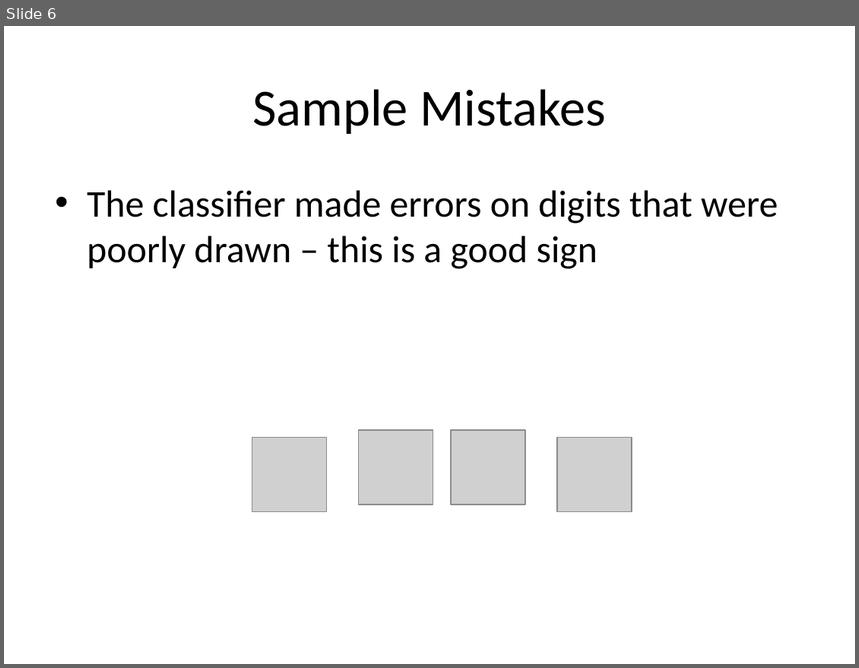
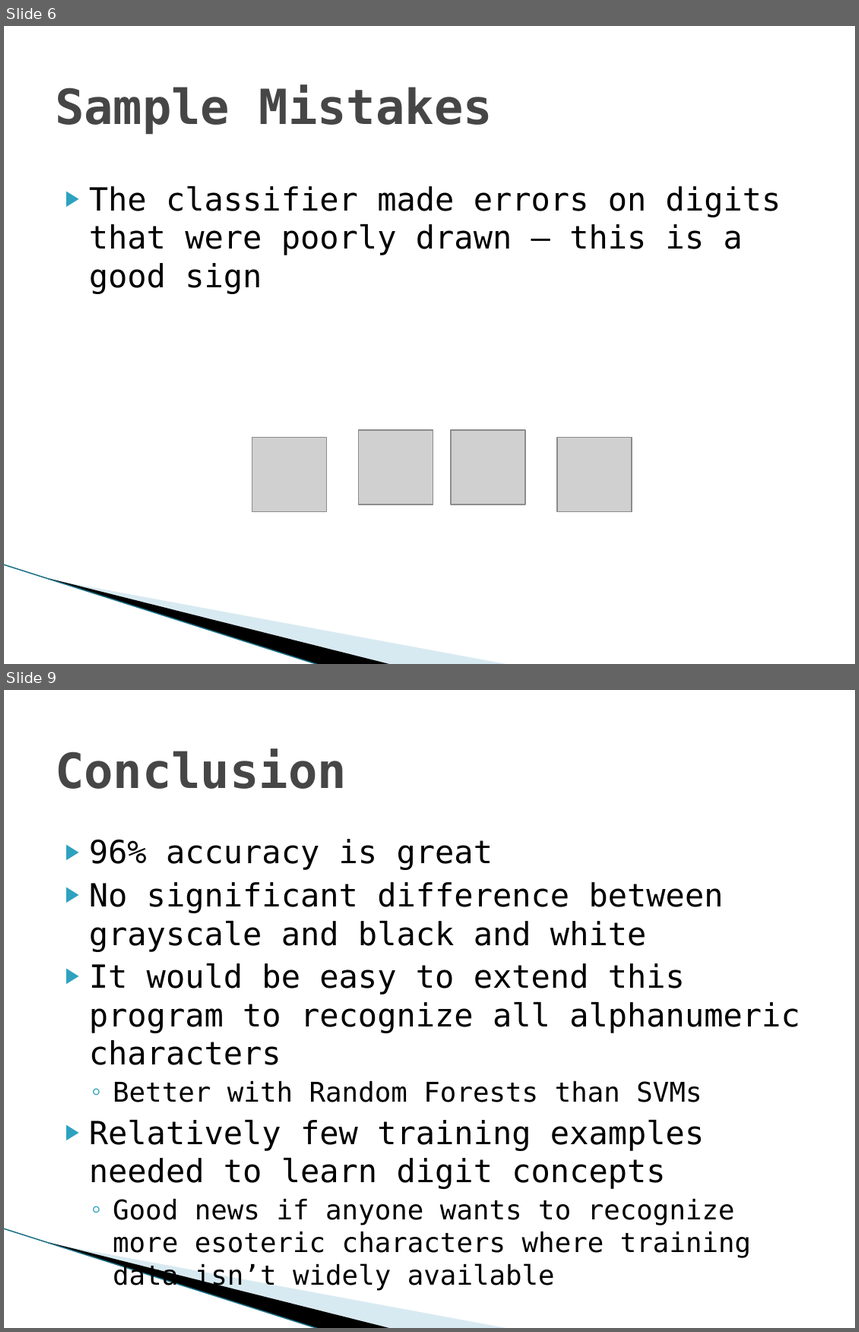
Before and after one commit to cheelan/Handwriting, a slide deck: Handwritten Digit Recognition.pptx. Shown one above the other, each under a label of ours: slide 6 before the commit, slides 6 and 9 after it; the slides between them are not shown. The pictures are 859x668 and 859x1332 pixels, drawn with LibreOffice and Linux fonts; fonts in the diff are those of the drawing; grey boxes stand for pictures; background and template pictures are left out. Boxes give left, top, right and bottom in pixels: in the first picture for what was removed or moved away, otherwise in the second. Text is boxed around its words. In the diff, an @@ line names an element or a change of style, - is before the commit and + after.

```diff
--- a/Handwritten Digit Recognition.pptx
+++ b/Handwritten Digit Recognition.pptx
@@ slide 9 added at bbox=[4, 690, 855, 1328], background #FFFFFF; not listed: 3 template elements that a slide beside it also shows @@
@@ title added at bbox=[55, 749, 347, 789], 41 pt, text #464646, bold @@
+Conclusion
@@ text added at bbox=[89, 839, 800, 1259], 27 pt, text #000000 @@
+▶ 96% accuracy is great
+▶ No significant difference between grayscale and black and white
+▶ It would be easy to extend this program to recognize all alphanumeric characters
+  ◦ Better with Random Forests than SVMs
+▶ Relatively few training examples needed to learn digit concepts
+  ◦ Good news if anyone wants to recognize more esoteric characters where training data isn’t widely available
@@ slide 6 changed as well @@
@@ title "Sample Mistakes" at bbox=[55, 85, 493, 134]: size 44 to 41 pt, font Calibri to DejaVu Sans Mono, text colour #000000 to #464646, bold on; alignment centre to left @@
@@ text "The classifier made errors on ..." at bbox=[89, 186, 781, 294]: size 32 to 27 pt, font Calibri to DejaVu Sans Mono; bullet • to ▶; less space between paragraphs @@
@@ line added from (4, 565) to (320, 664), #97C5D8 0.95 pt @@
@@ freeform shape added at bbox=[49, 579, 393, 664], fill #000000 @@
@@ freeform shape added at bbox=[51, 579, 510, 664], fill #A0CBDC at 40% opacity @@
```
Also in this commit, not shown: 4 other slides changed, 3 other slides added, 1 slide removed, 4 other files.
